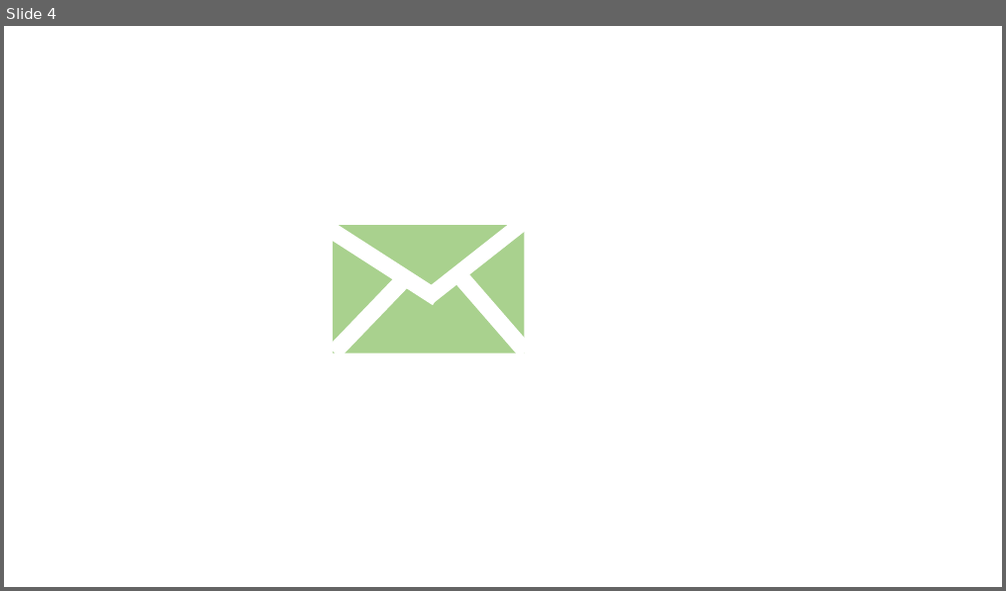
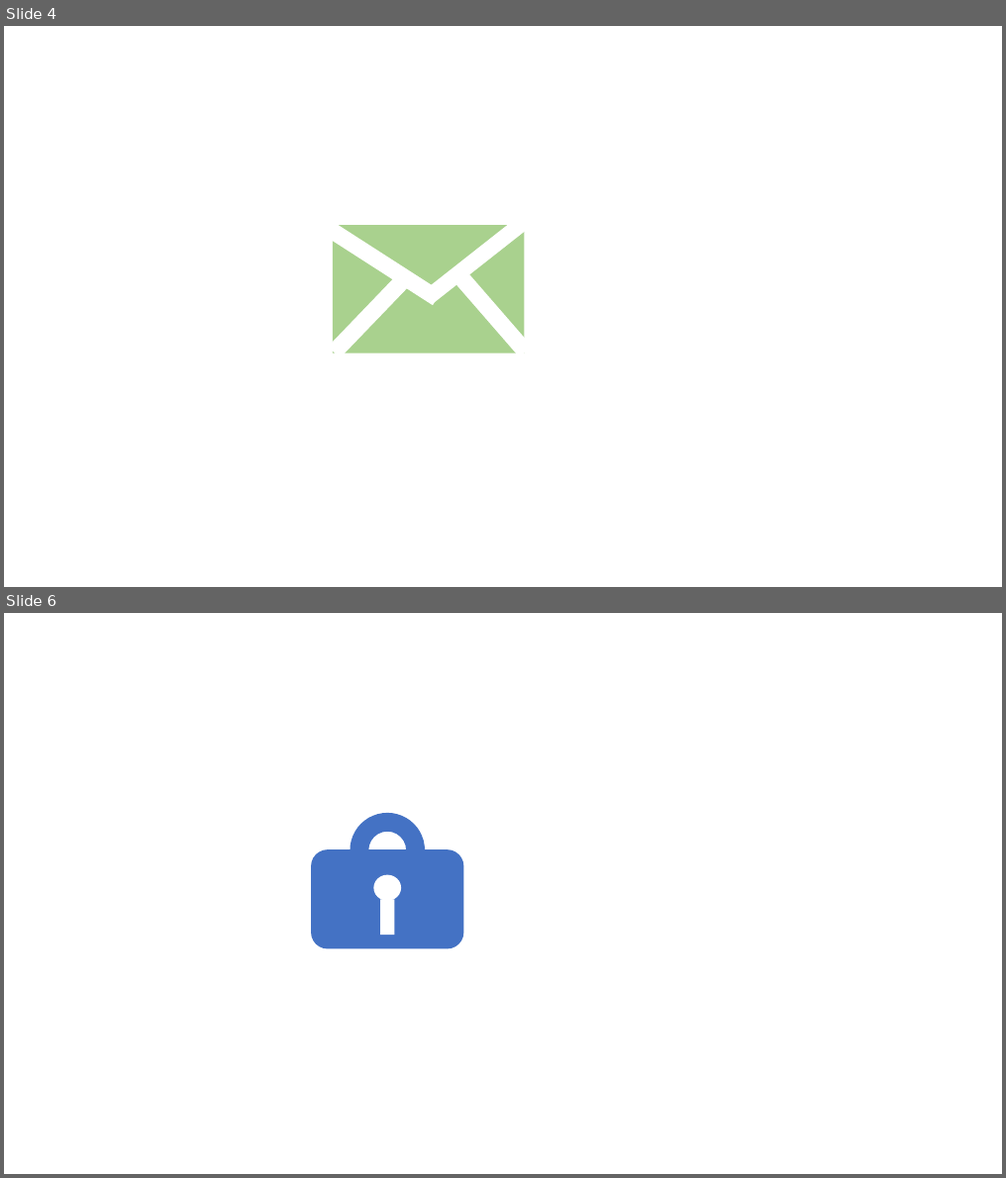
Before and after one commit to yuki-kimoto/giblog-website, a slide deck: git-icon.pptx. Shown one above the other, each under a label of ours: slide 4 before the commit, slides 4 and 6 after it; the slides between them are not shown. The pictures are 1006x591 and 1006x1178 pixels, drawn with LibreOffice and Linux fonts; fonts in the diff are those of the drawing. Boxes give left, top, right and bottom in pixels: in the first picture for what was removed or moved away, otherwise in the second. Text is boxed around its words. In the diff, an @@ line names an element or a change of style, - is before the commit and + after.

```diff
--- a/git-icon.pptx
+++ b/git-icon.pptx
@@ slide 6 added at <box>4,613,1002,1174</box>, background #FFFFFF @@
@@ arch (boxed as its full ring) added at <box>350,813,425,888</box>, fill #4472C4 @@
@@ rounded rectangle added at <box>311,850,463,950</box>, fill #4472C4 @@
@@ ellipse added at <box>374,875,402,901</box>, fill #FFFFFF @@
@@ rectangle added at <box>380,900,395,935</box>, fill #FFFFFF @@
```
Also in this commit, not shown: 5 other slides added, 1 slide removed, 11 other files.
